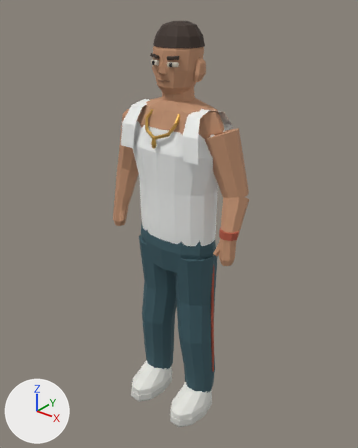
The glTF model characters/niko.glb, before and after one commit.
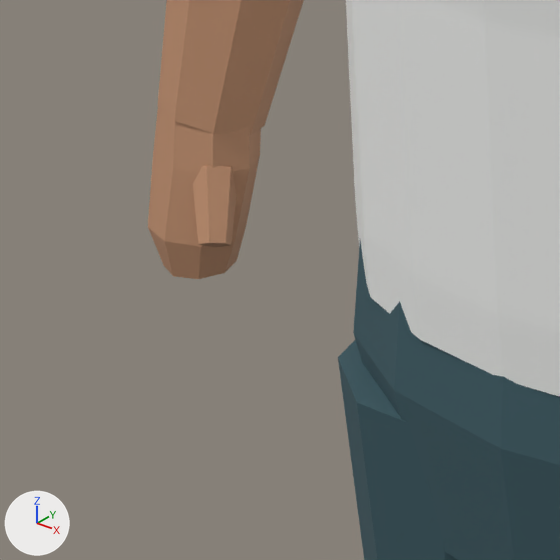
The first picture shows the older version from a camera (50 mm lens) standing at (1.312, -1.628, 2.062) and looking at (-0.001, 0.015, 1.044). The close-ups show the older and then the newer version on the part from 26% to 47% of the width and 42% to 59% of the height of that picture. Only the edits that show in the close-ups are written down. Lighting does not change. The marker at lower left points along +X, +Y and +Z. Vertices at exactly the same position are counted once.

In view in the first close-up: '01 Niko | Character'.
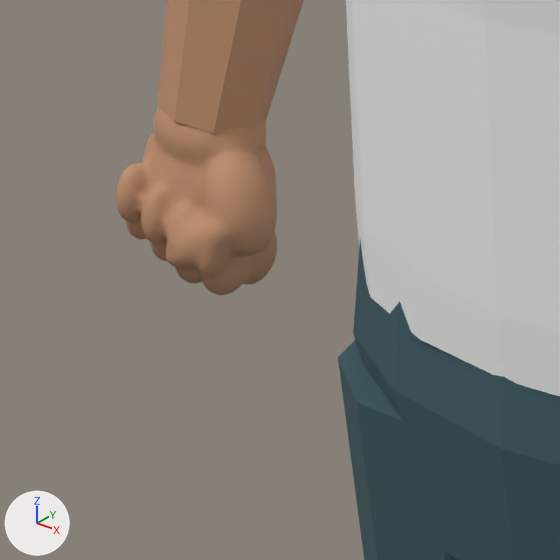
Boxes [x1, y1, x2, y2] around the edits, measured in the close-ups (560 x 560 px):
'01 Niko | Character', reshaped: before [148, 0, 560, 560]; after [158, 0, 560, 560]
'Avi | Sculpted fist right.001', added (brown): after [116, 107, 277, 295]
part 1 of me_01_niko___waist_and_hips, deleted (brown): before [148, 107, 261, 279]
part 2 of me_01_niko___waist_and_hips, deleted (brown): before [193, 166, 236, 247]

Diff of the bpy script that builds the scene:
```diff
--- a/characters/niko.glb.py
+++ b/characters/niko.glb.py
@@ me_01_niko___waist_and_hips @@
 # used by ob_01_niko___character; location = (0.0, 0.0, 0.0)
-me_01_niko___waist_and_hips.from_pydata(...)  # 1068 vertices, 1914 faces; spans x -0.37..0.37, y -0.2..0.14, z 0.02..1.93
+me_01_niko___waist_and_hips.from_pydata(...)  # 980 vertices, 1754 faces; spans x -0.37..0.37, y -0.2..0.14, z 0.02..1.93
+# me_01_niko___waist_and_hips part 1: the loose piece of 32 vertices spanning x -0.37..-0.29, y -0.08..0.0, z 0.97..1.09 is deleted
+# me_01_niko___waist_and_hips part 2: the loose piece of 12 vertices spanning x -0.33..-0.28, y -0.08..-0.04, z 1.0..1.06 is deleted
+# other edits to the shape of me_01_niko___waist_and_hips do not show in these pictures
 me_01_niko___waist_and_hips.materials.append(mat_01_niko___trousers)
@@ me_sphere_001 @@
+me_sphere_001.from_pydata(...)  # 2004 vertices, 3999 faces; spans x -0.3845..-0.2649, y -0.0888..0.0028, z 0.9556..1.0968
+me_sphere_001.materials.append(mat_01_niko___skin)  # brown #c0906f
@@ ob_avi___sculpted_fist_right_001 @@
+ob_avi___sculpted_fist_right_001 = bpy.data.objects.new('Avi | Sculpted fist right.001', me_sphere_001)
+ob_avi___sculpted_fist_right_001.location = (0.0, 0.0, 0.0)
```
